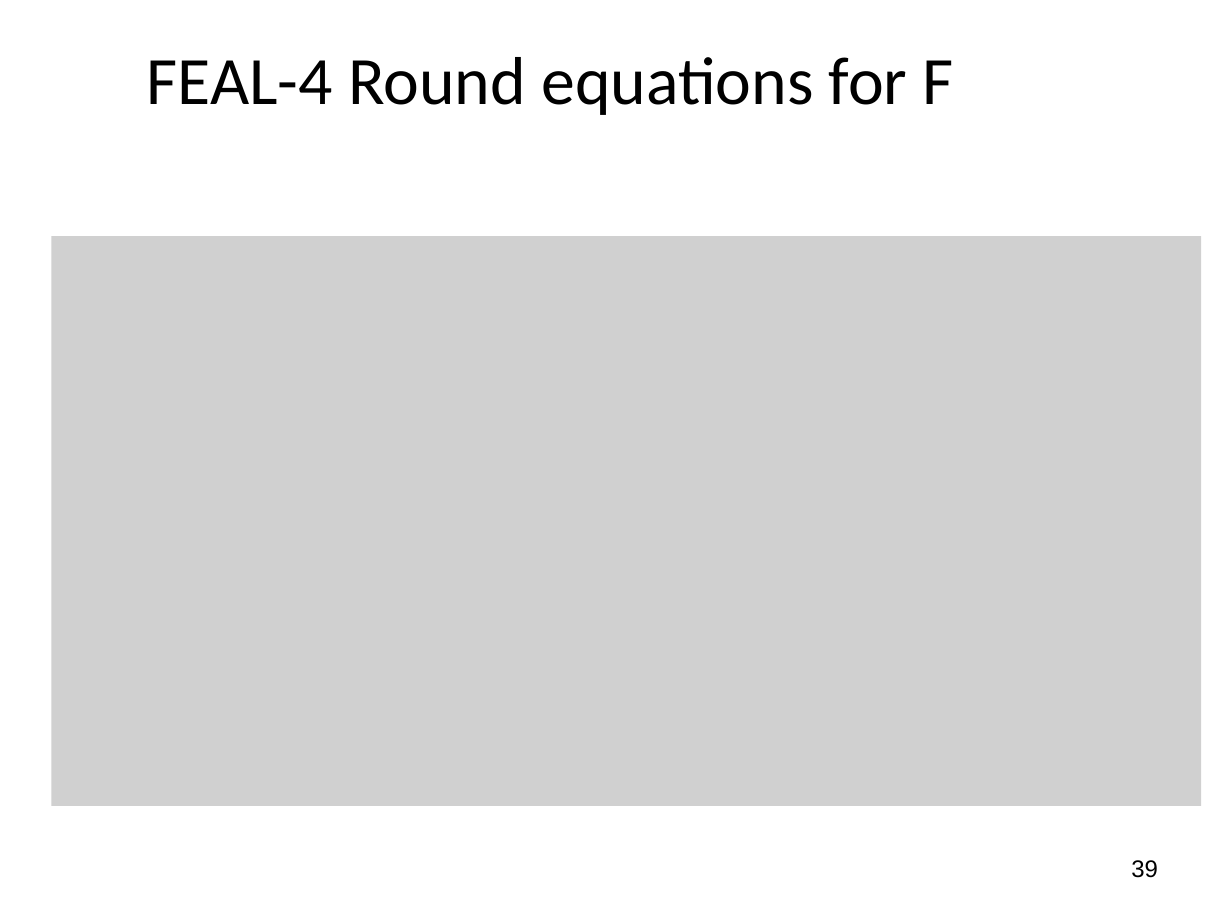
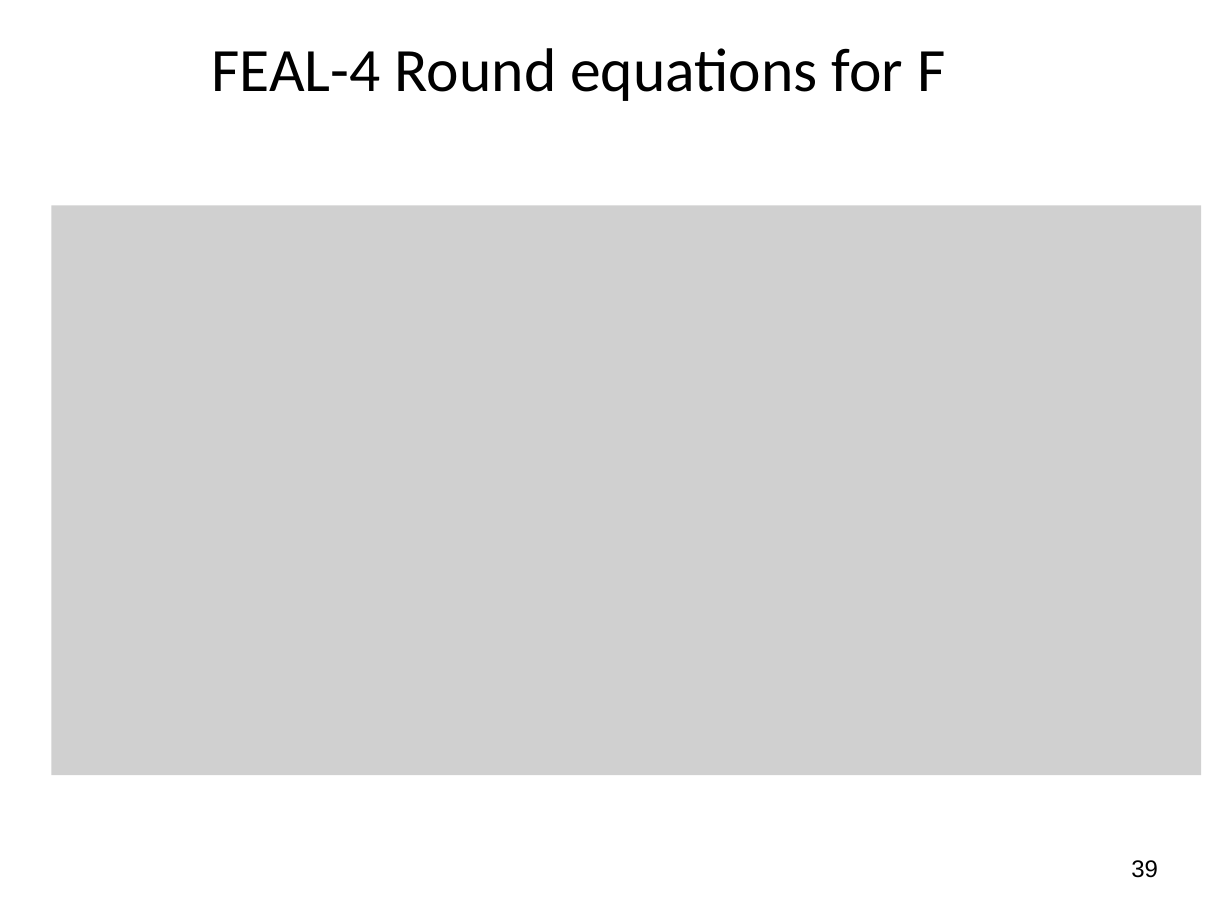
Before and after one commit to jlmucb/class_notes, a slide deck: slide 39 of BerkeleyClass/CS290Spring2013/Lectures/Cryptoclass4.pptx. Drawn at 1232x924 pixels with LibreOffice and Linux fonts; fonts in the diff are those of the drawing; grey boxes stand for pictures. Boxes give left, top, right and bottom in pixels: in the first picture for what was removed or moved away, otherwise in the second. Text is boxed around its words. In the diff, an @@ line names an element or a change of style, - is before the commit and + after.

```diff
--- a/BerkeleyClass/CS290Spring2013/Lectures/Cryptoclass4.pptx
+++ b/BerkeleyClass/CS290Spring2013/Lectures/Cryptoclass4.pptx
@@ title "FEAL-4 Round equations for F": place and size @@
-title "FEAL-4 Round equations for F" at [147, 57, 954, 115]
+title "FEAL-4 Round equations for F" at [212, 48, 945, 101]
@@ title "FEAL-4 Round equations for F" at [212, 48, 945, 101]: size 39.6 to 36 pt @@
@@ picture: place and size @@
-picture at [52, 237, 1201, 806]
+picture at [52, 206, 1201, 775]
```
Also in this commit, not shown: 13 other slides changed, 1 slide added.
